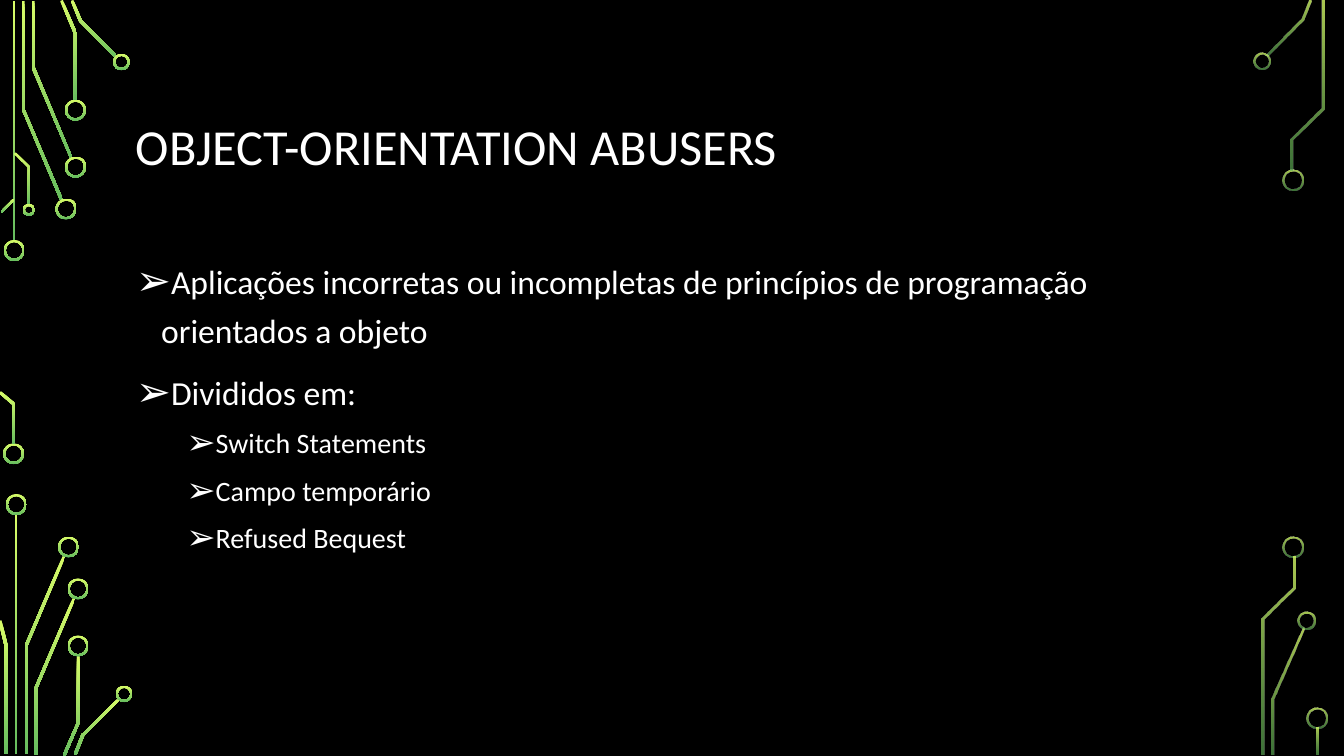
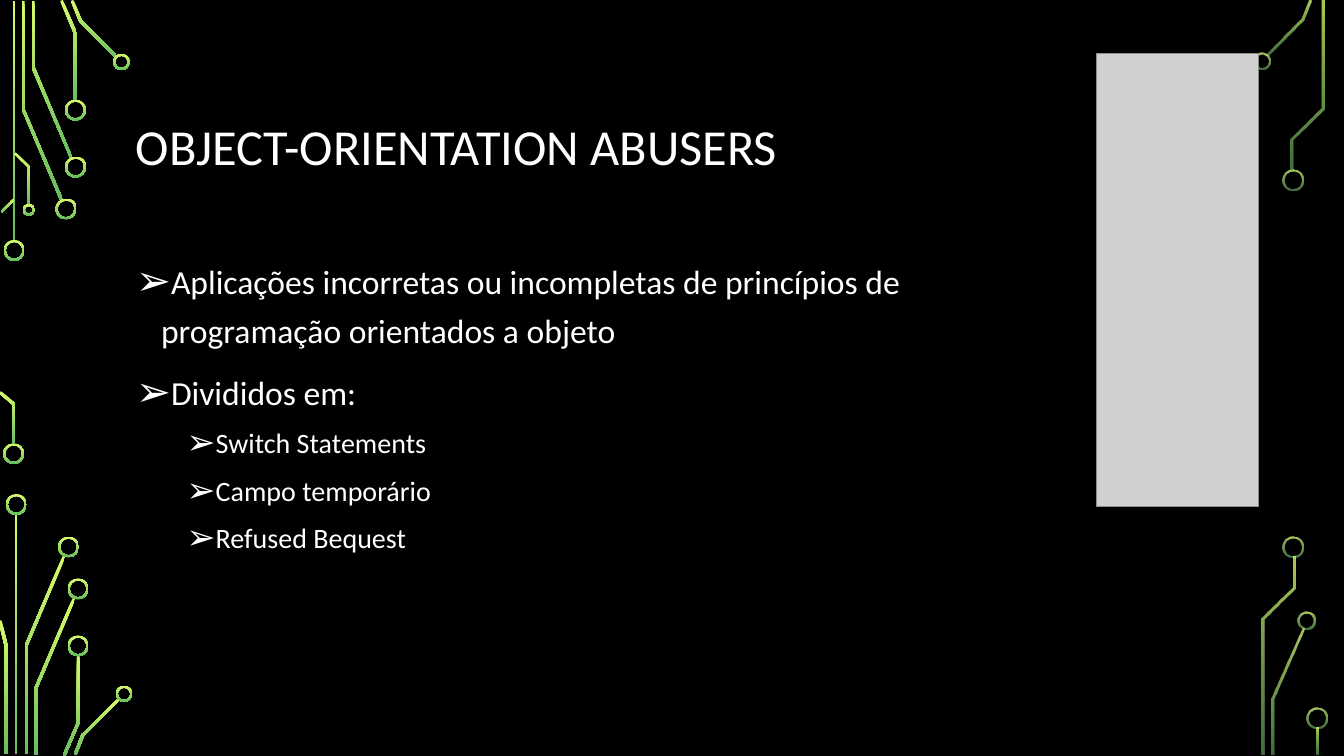
Before and after one commit to Zillyy/engdesoftwareA-elc1069, a slide deck: slide 7 of seminario/ENGENHARIA-DE-SOFTWARE-REFATORAÇÃO.pptx. Drawn at 1344x756 pixels with LibreOffice and Linux fonts; fonts in the diff are those of the drawing; grey boxes stand for pictures; background and template pictures are left out. Boxes give left, top, right and bottom in pixels: in the first picture for what was removed or moved away, otherwise in the second. Text is boxed around its words. In the diff, an @@ line names an element or a change of style, - is before the commit and + after.

```diff
--- a/seminario/ENGENHARIA-DE-SOFTWARE-REFATORAÇÃO.pptx
+++ b/seminario/ENGENHARIA-DE-SOFTWARE-REFATORAÇÃO.pptx
@@ picture added at [1097, 53, 1259, 507] @@
@@ text "Aplicações incorretas ou incompletas de ..." rewrapped from [161, 270, 1087, 553] to [161, 270, 899, 553] @@
```
Also in this commit, not shown: 5 other slides changed, 5 other files.
